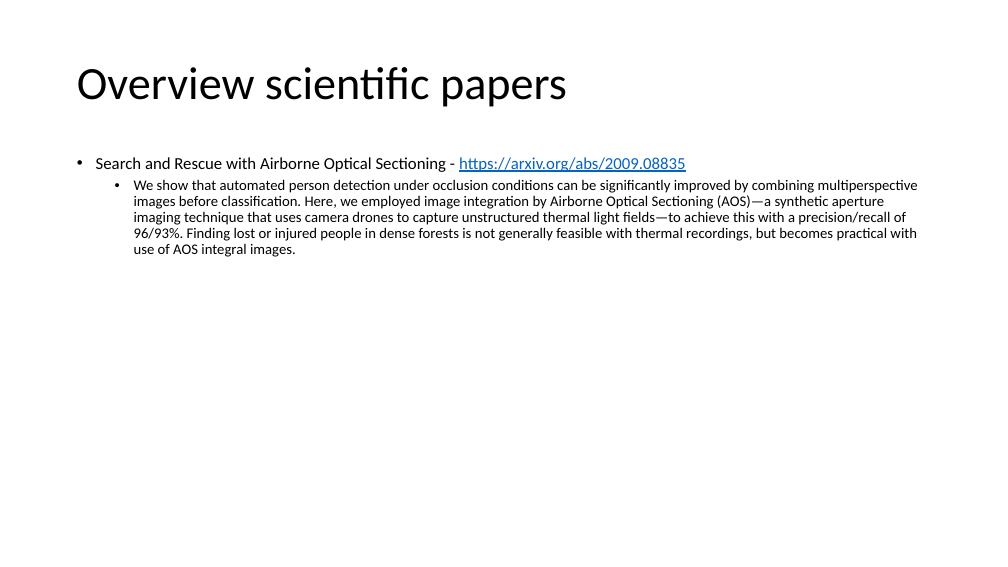
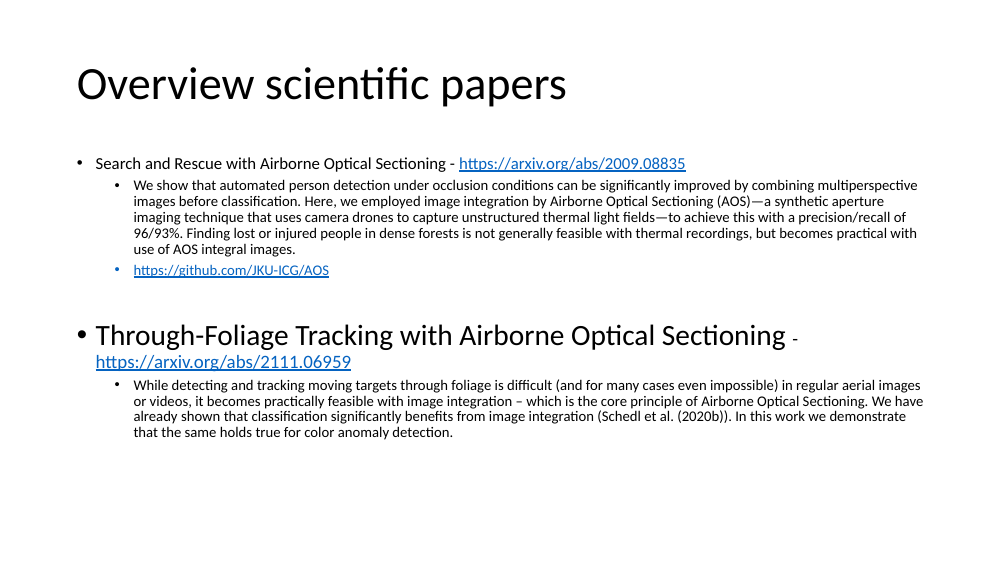
Before and after one commit to Createdd/computervision_ue, a slide deck: slide 4 of present1.pptx. Drawn at 1008x567 pixels with LibreOffice and Linux fonts; fonts in the diff are those of the drawing. Boxes give left, top, right and bottom in pixels: in the first picture for what was removed or moved away, otherwise in the second. Text is boxed around its words. In the diff, an @@ line names an element or a change of style, - is before the commit and + after.

```diff
--- a/present1.pptx
+++ b/present1.pptx
@@ text at (x1=96, y1=264, x2=923, y2=440): paragraphs added @@
+  • https://github.com/JKU-ICG/AOS
+• Through-Foliage Tracking with Airborne Optical Sectioning - https://arxiv.org/abs/2111.06959
+  • While detecting and tracking moving targets through foliage is difficult (and for many cases even impossible) in regular aerial images or videos, it becomes practically feasible with image integration – which is the core principle of Airborne Optical Sectioning. We have already shown that classification significantly benefits from image integration (Schedl et al. (2020b)). In this work we demonstrate that the same holds true for color anomaly detection.
```
Also in this commit, not shown: 1 other slide changed, 1 slide added, 4 other files.
